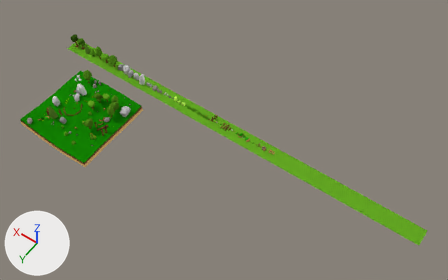
The Blender file ldjam/ldjam_challenge_3.blend as it was, and as the next commit left it.
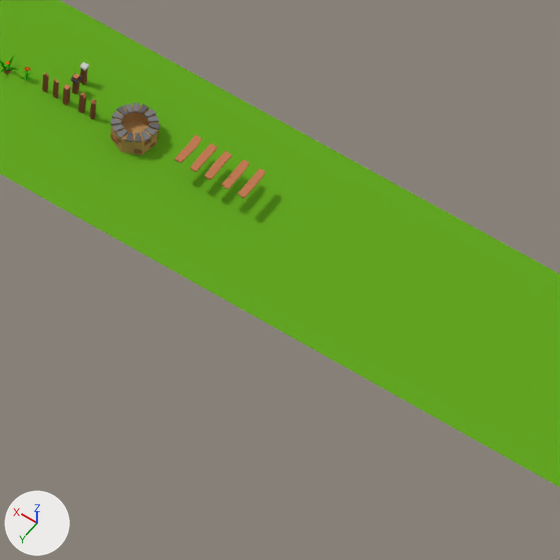
The first picture shows the older version from a camera (50 mm lens) standing at (-136.7, 3.4, 131.6) and looking at (-78.8, -77.6, 4.3). The close-ups show both versions on the part from 56% to 67% of the width and 49% to 66% of the height of that picture; other places that the commit changed are outside them. Lighting does not change. The marker at lower left points along +X, +Y and +Z.

The first close-up shows 'Plane', 'Plank_v1', 'Plank_v2', 'Plank_v3', 'Plank_v4', 'Plank_v5', 'Well'.
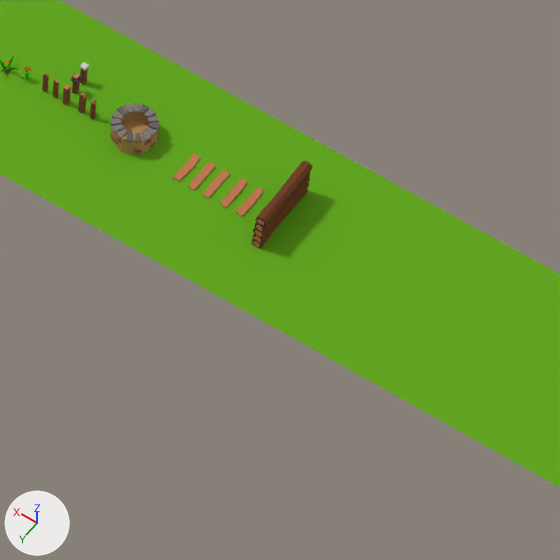
What differs and where, as boxes (x1, y1, x2, y2) in the close-ups (560 x 560 px):
'Tree_fallen_v1.005', added (brown): after (252, 161, 313, 249)
'Plank_v5', moved: before (238, 169, 265, 199); after (236, 187, 263, 217)
'Plank_v4', moved: before (222, 160, 249, 190); after (220, 178, 247, 208)
'Plank_v2', moved: before (190, 143, 218, 172); after (188, 161, 216, 191)
'Plank_v3', moved: before (205, 151, 232, 180); after (203, 169, 230, 198)
'Plank_v1', moved: before (174, 134, 202, 163); after (173, 153, 200, 182)

The change in detail:
Mesh me_cylinder_018 is new.
It has 245 vertices, 220 faces and spans x -0.9..1.06, y -0.2..0.07, z -0.02..0.65.
It uses material mat_material (picture img_imphenziapalette01_256_gradientx4_png).
Object 'Plank_v1' (ob_plank_v1) moves from (-88.42, -84.48, -0.07) to (-88.42, -84.48, -0.77).
Object 'Plank_v2' (ob_plank_v2) moves from (-88.84, -84.48, -0.07) to (-88.84, -84.48, -0.77).
Object 'Plank_v3' (ob_plank_v3) moves from (-89.23, -84.48, -0.07) to (-89.23, -84.48, -0.77).
Object 'Plank_v4' (ob_plank_v4) moves from (-89.67, -84.48, -0.07) to (-89.67, -84.48, -0.77).
Object 'Plank_v5' (ob_plank_v5) moves from (-90.1, -84.48, -0.07) to (-90.1, -84.48, -0.77).
Object 'Tree_fallen_v1.005' (ob_tree_fallen_v1_005) is new; it shows me_cylinder_018.
Its location is (-90.89, -84.59, -0.79).
Its rotation in degrees is (-15, 0, 90).
Its scale is (1.0, 1.67, 1.67).
